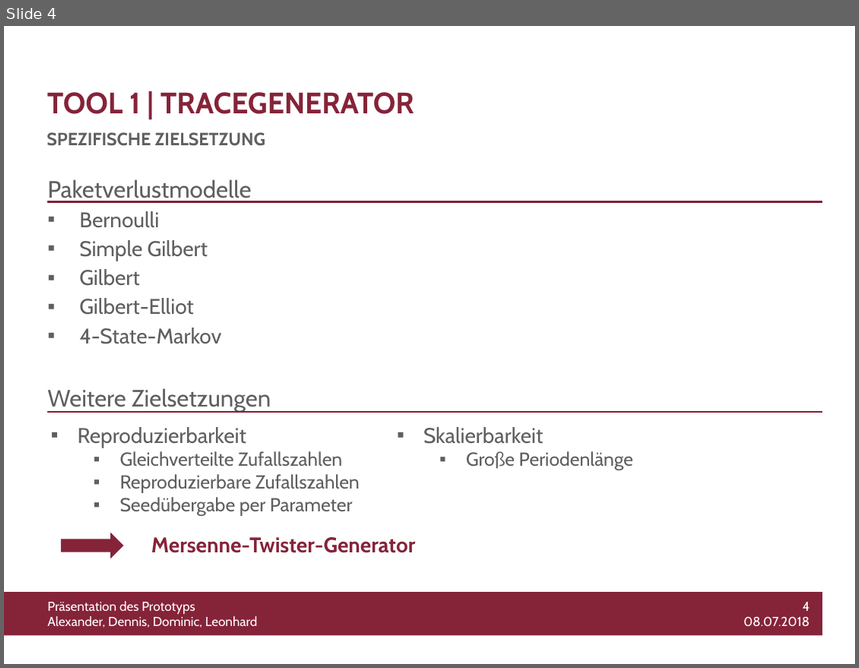
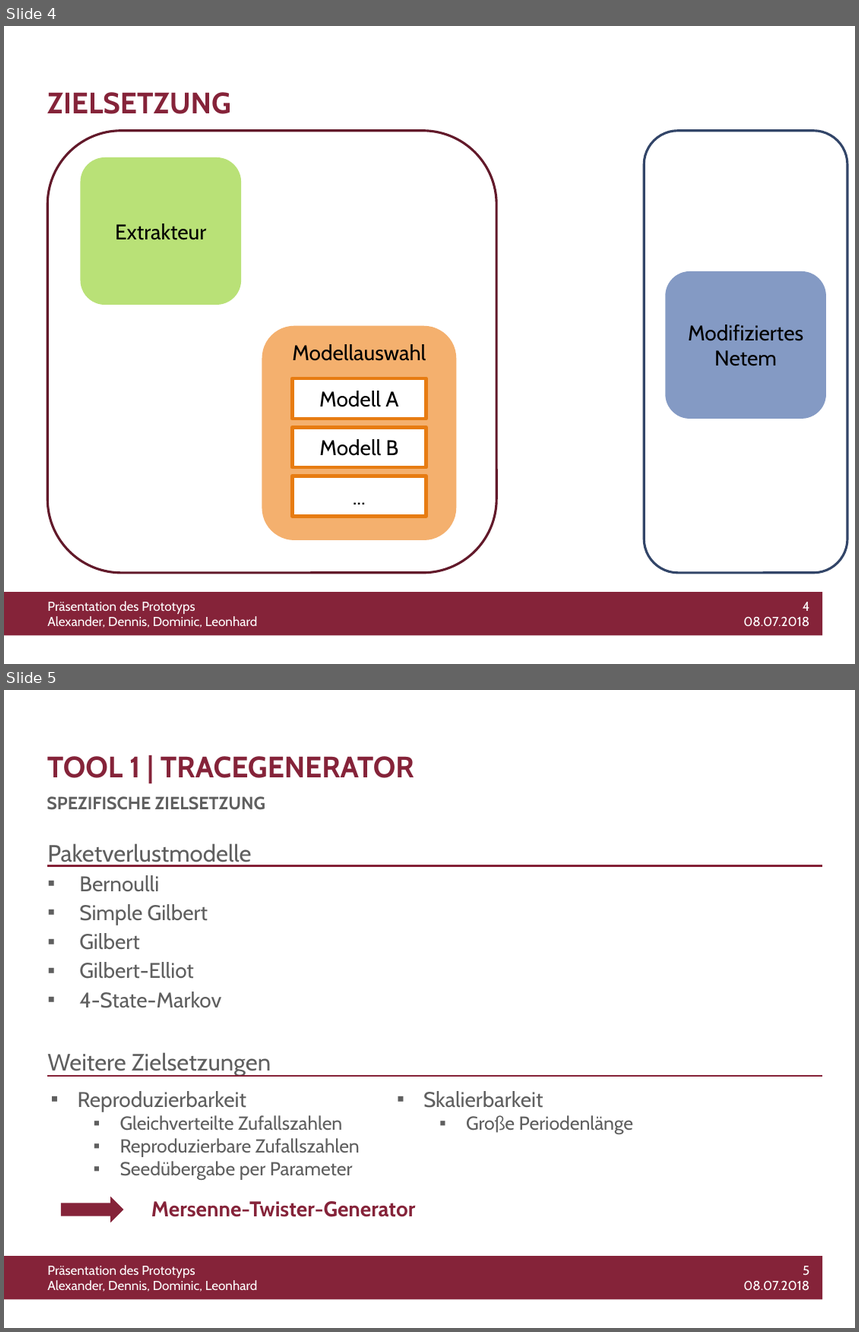
Before and after one commit to WiLEProjekt/Prototyp, a slide deck: Prototyp_Präsentation.pptx. Shown one above the other, each under a label of ours: slide 4 before the commit, slides 4 and 5 after it. The pictures are 859x668 and 859x1332 pixels, drawn with LibreOffice and Linux fonts; fonts in the diff are those of the drawing; background and template pictures are left out. Boxes give left, top, right and bottom in pixels: in the first picture for what was removed or moved away, otherwise in the second. Text is boxed around its words. In the diff, an @@ line names an element or a change of style, - is before the commit and + after.

```diff
--- a/Prototyp_Präsentation.pptx
+++ b/Prototyp_Präsentation.pptx
@@ slide 4 added at [4,26,855,664], background #FFFFFF; not listed: 3 template elements that a slide beside it also shows @@
@@ title added at [47,92,231,114], 25 pt, text #852339, bold @@
+ZIELSETZUNG
@@ rounded rectangle added at [47,131,496,573], outline #621A2A 2 pt @@
@@ rounded rectangle added at [644,131,848,573], outline #324568 2 pt @@
@@ rounded rectangle added at [81,158,241,305], fill #B9E177, 18 pt, text #000000 @@
+Extrakteur
@@ rounded rectangle added at [665,271,826,418], fill #849AC4, 18 pt, text #000000 @@
+Modifiziertes Netem
@@ rounded rectangle added at [262,325,456,540], fill #F4B06E, 18 pt, text #000000 @@
+Modellauswahl
@@ rectangle added at [293,379,427,418], fill #FFFFFF, outline #E77C12 3 pt, 18 pt, text #000000 @@
+Modell A
@@ rectangle added at [293,428,427,468], fill #FFFFFF, outline #E77C12 3 pt, 18 pt, text #000000 @@
+Modell B
@@ rectangle added at [293,476,427,516], fill #FFFFFF, outline #E77C12 3 pt, 18 pt, text #000000 @@
+...
@@ what was slide 4 is now slide 5 @@
@@ text at [743,1266,810,1290]: text changed @@
-4
-08.07.2018
+5
+08.07.2018
```
Also in this commit, not shown: 2 slides changed.
